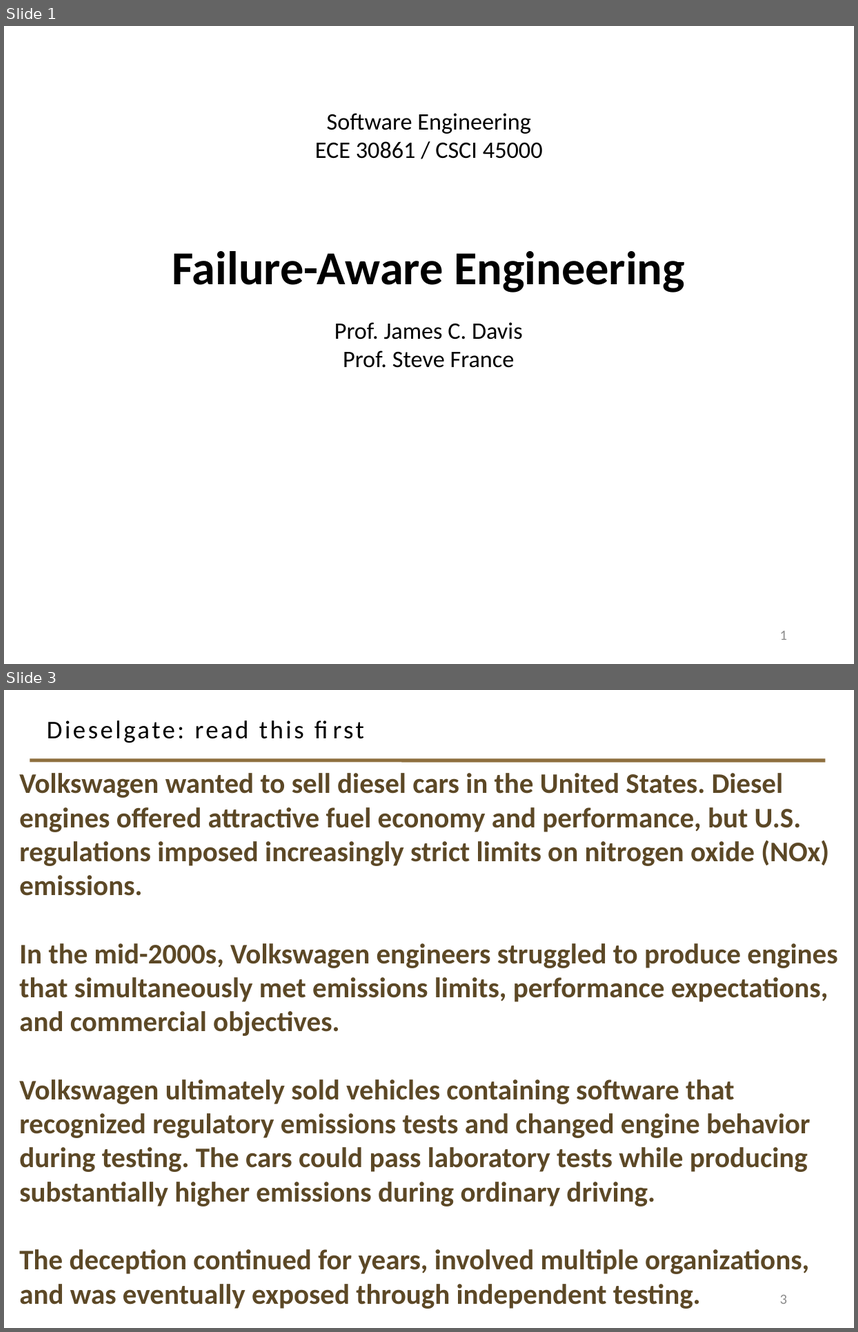
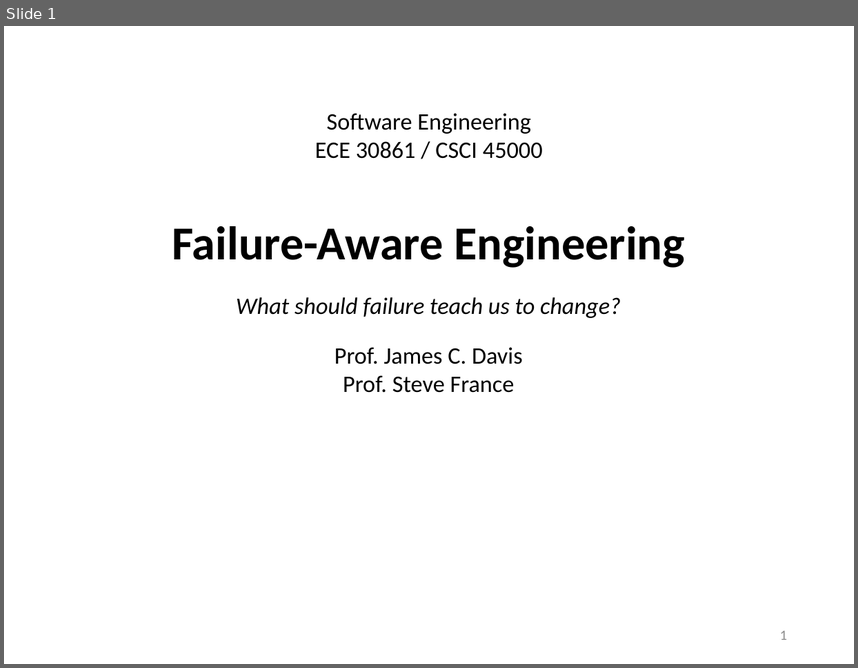
Before and after one commit to davisjam/model-based-agentic-software-engineering, a slide deck: course/lectures/act-2-delegation-and-control/04-failure-aware-engineering/2-4-Failure-Aware-Engineering.pptx. Shown one above the other, each under a label of ours: slides 1 and 3 before the commit, slide 1 after it; the slides between them are not shown. The pictures are 858x1332 and 858x668 pixels, drawn with LibreOffice and Linux fonts; fonts in the diff are those of the drawing; background and template pictures are left out. Boxes give left, top, right and bottom in pixels: in the first picture for what was removed or moved away, otherwise in the second. Text is boxed around its words. In the diff, an @@ line names an element or a change of style, - is before the commit and + after.

```diff
--- a/course/lectures/act-2-delegation-and-control/04-failure-aware-engineering/2-4-Failure-Aware-Engineering.pptx
+++ b/course/lectures/act-2-delegation-and-control/04-failure-aware-engineering/2-4-Failure-Aware-Engineering.pptx
@@ slide 3 removed at (4, 690, 854, 1328), background #FFFFFF @@
@@ title removed at (47, 720, 304, 743) @@
-Dieselgate: read this first
@@ line removed from (30, 760) to (825, 760) @@
@@ text removed at (19, 773, 838, 1308) @@
-Volkswagen wanted to sell diesel cars in the United States. Diesel engines offered attractive fuel economy and performance, but U.S. regulations imposed increasingly strict limits on nitrogen oxide (NOx) emissions.
-In the mid-2000s, Volkswagen engineers struggled to produce engines that simultaneously met emissions limits, performance expectations, and commercial objectives.
-Volkswagen ultimately sold vehicles containing software that recognized regulatory emissions tests and changed engine behavior during testing. The cars could pass laboratory tests while producing substantially higher emissions during ordinary driving.
-The deception continued for years, involved multiple organizations, and was eventually exposed through independent testing.
@@ page number removed at (780, 1294, 787, 1303) @@
-3
@@ slide 1 changed as well @@
@@ text at (236, 297, 621, 318): paragraph added @@
+What should failure teach us to change?
```
Also in this commit, not shown: 3 other slides changed, 24 slides added, 29 other slides removed, 12 other files.
